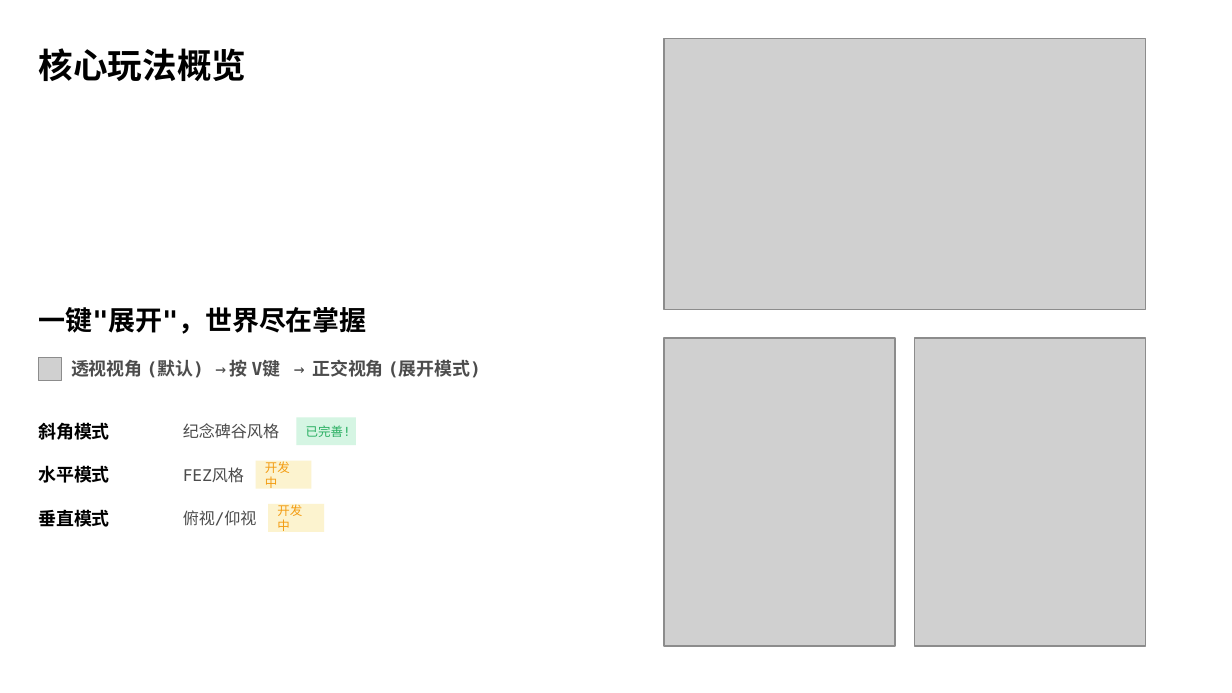
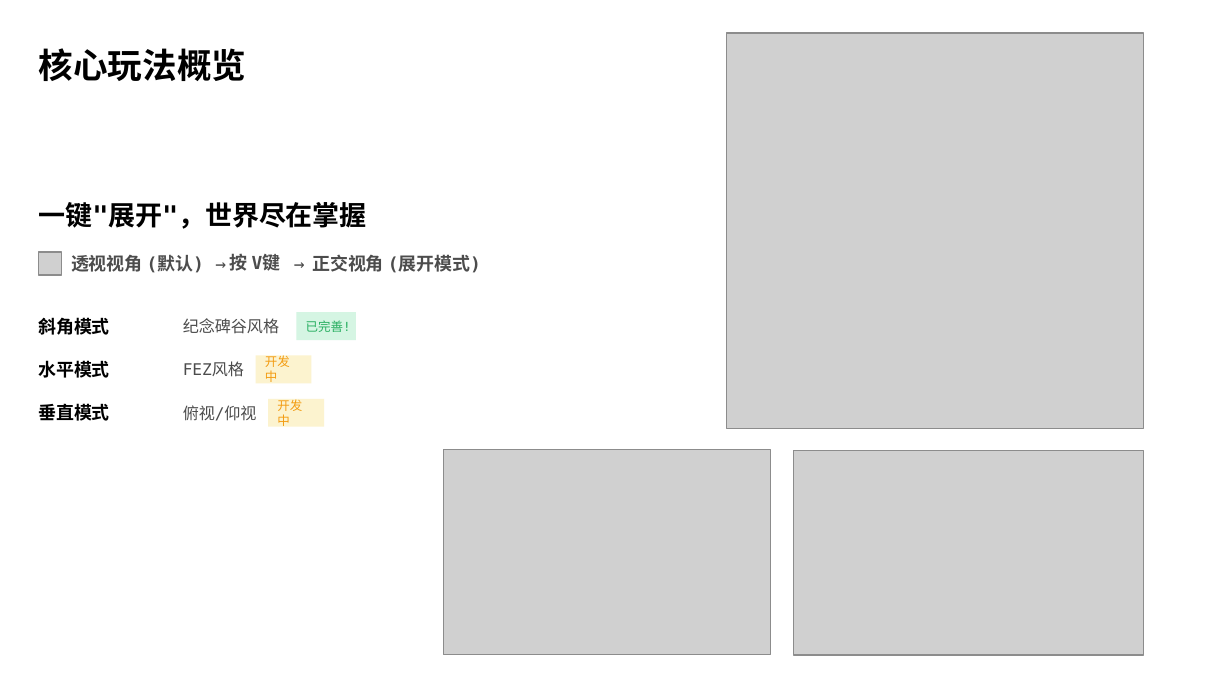
Before and after one commit to UniverseEmbedded/Unfold-Mod, a slide deck: slide 3 of doc/Unfold_Mod_视错觉空间解谜模组_v0.5.pptx. Drawn at 1232x693 pixels with LibreOffice and Linux fonts; fonts in the diff are those of the drawing; grey boxes stand for pictures. Boxes give left, top, right and bottom in pixels: in the first picture for what was removed or moved away, otherwise in the second. Text is boxed around its words. In the diff, an @@ line names an element or a change of style, - is before the commit and + after.

Commit message:
update

```diff
--- a/doc/Unfold_Mod_视错觉空间解谜模组_v0.5.pptx
+++ b/doc/Unfold_Mod_视错觉空间解谜模组_v0.5.pptx
@@ picture: place and size @@
-picture at bbox=[664, 38, 1146, 309]
+picture at bbox=[727, 33, 1145, 429]
@@ text "一键"展开"，世界尽在掌握": place and size @@
-text "一键"展开"，世界尽在掌握" at bbox=[38, 307, 366, 334]
+text "一键"展开"，世界尽在掌握" at bbox=[38, 202, 366, 229]
@@ 14 texts, 3 rectangles, 1 picture: place and size @@
-14 texts, 3 rectangles, 1 picture at bbox=[38, 356, 481, 534]
+14 texts, 3 rectangles, 1 picture at bbox=[38, 250, 481, 429]
@@ picture removed at bbox=[664, 338, 896, 646] @@
@@ picture removed at bbox=[914, 338, 1146, 646] @@
@@ picture added at bbox=[444, 450, 770, 655] @@
@@ picture added at bbox=[793, 451, 1143, 655] @@
```
